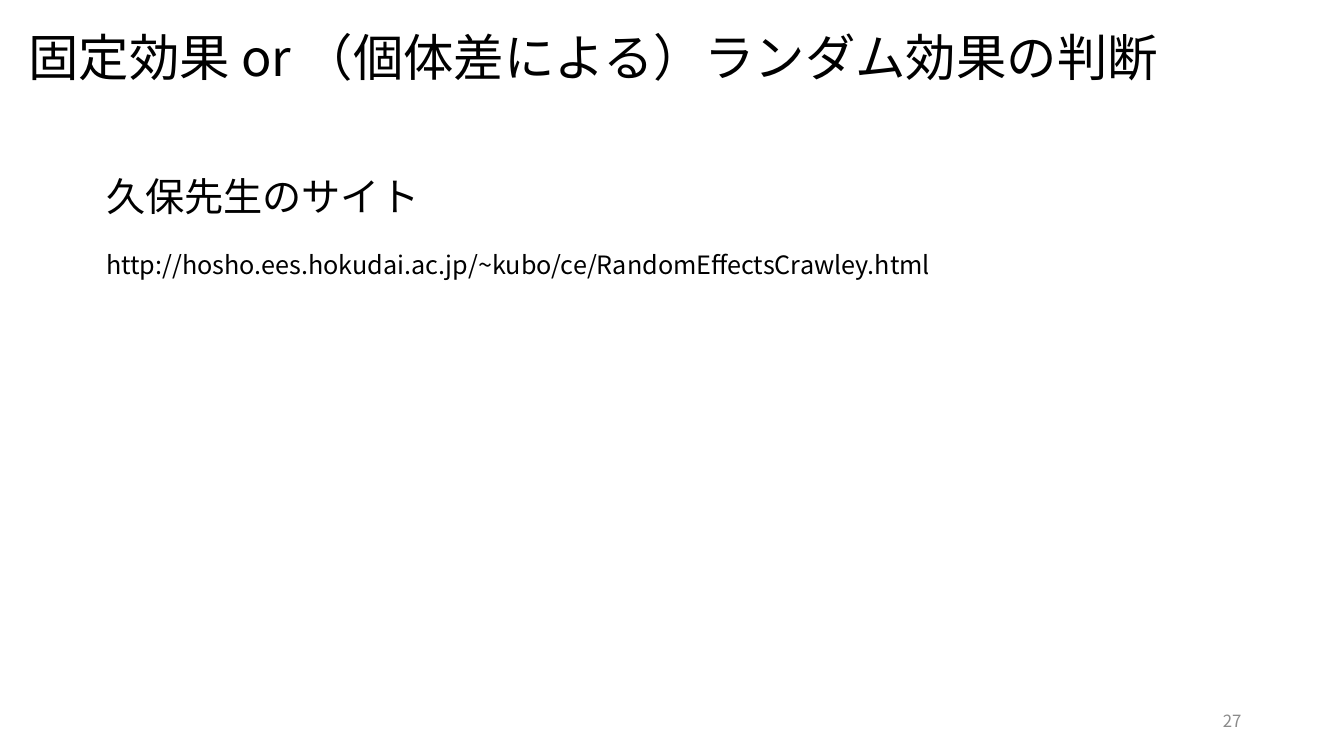
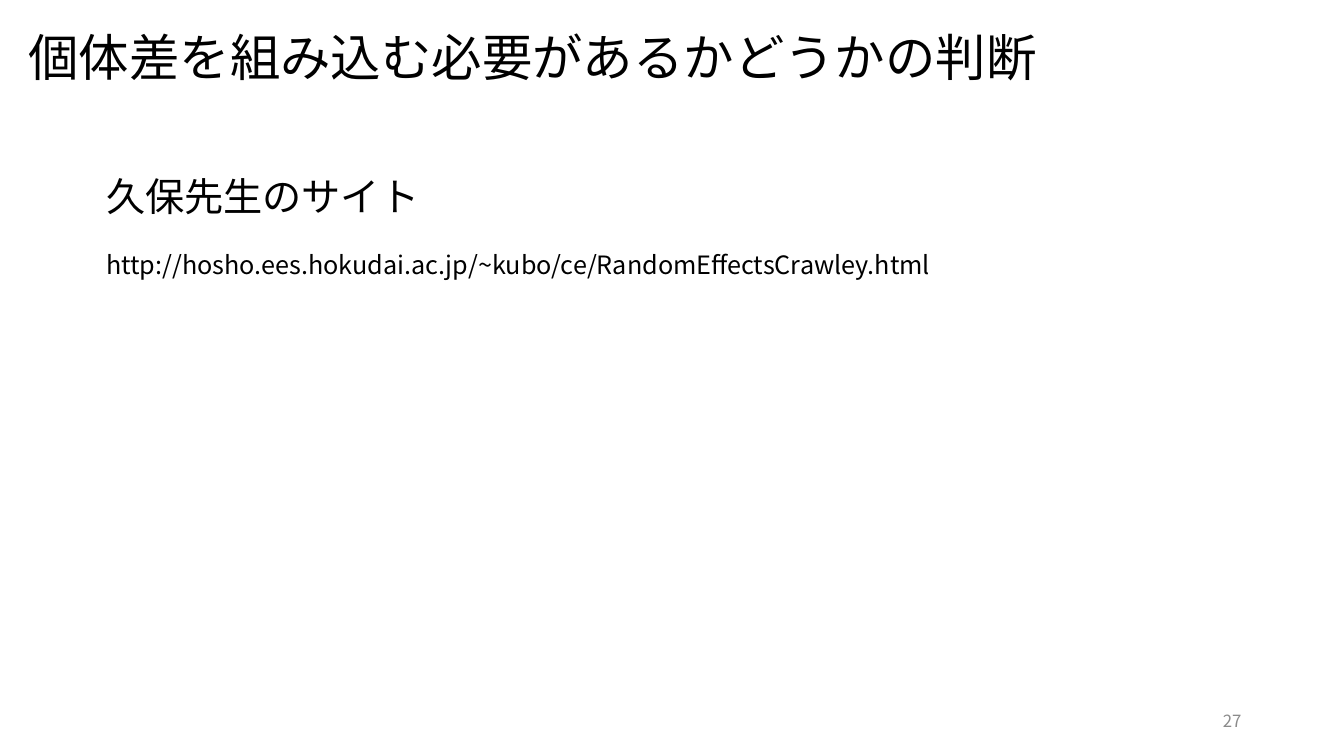
Before and after one commit to kikuchiken-waseda/StatsWorkshop, a slide deck: slide 27 of Chapter07/stats7.pptx. Drawn at 1344x756 pixels with LibreOffice and Linux fonts; fonts in the diff are those of the drawing. Boxes give left, top, right and bottom in pixels: in the first picture for what was removed or moved away, otherwise in the second. Text is boxed around its words. In the diff, an @@ line names an element or a change of style, - is before the commit and + after.

```diff
--- a/Chapter07/stats7.pptx
+++ b/Chapter07/stats7.pptx
@@ title at [28, 33, 1036, 81]: text changed @@
-固定効果 or （個体差による）ランダム効果の判断
+個体差を組み込む必要があるかどうかの判断
```
Also in this commit, not shown: 1 other slide changed, 3 slides added.
